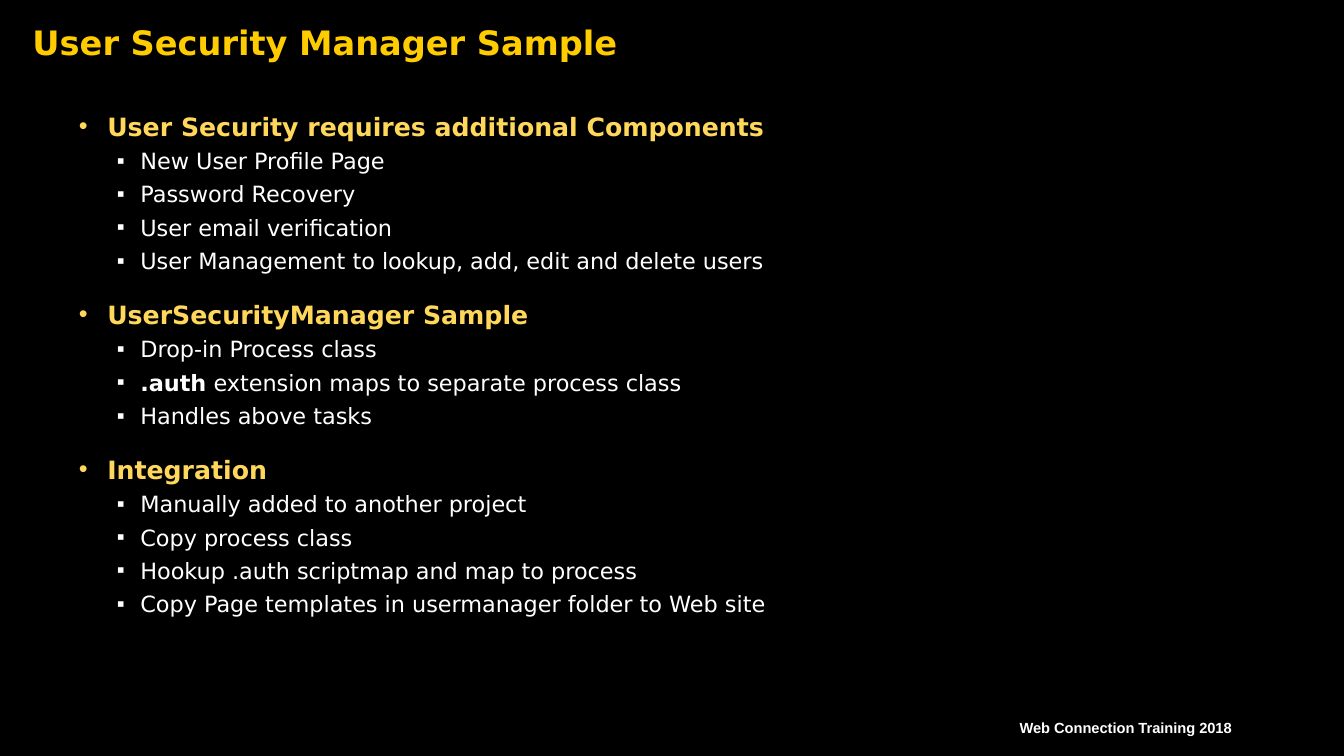
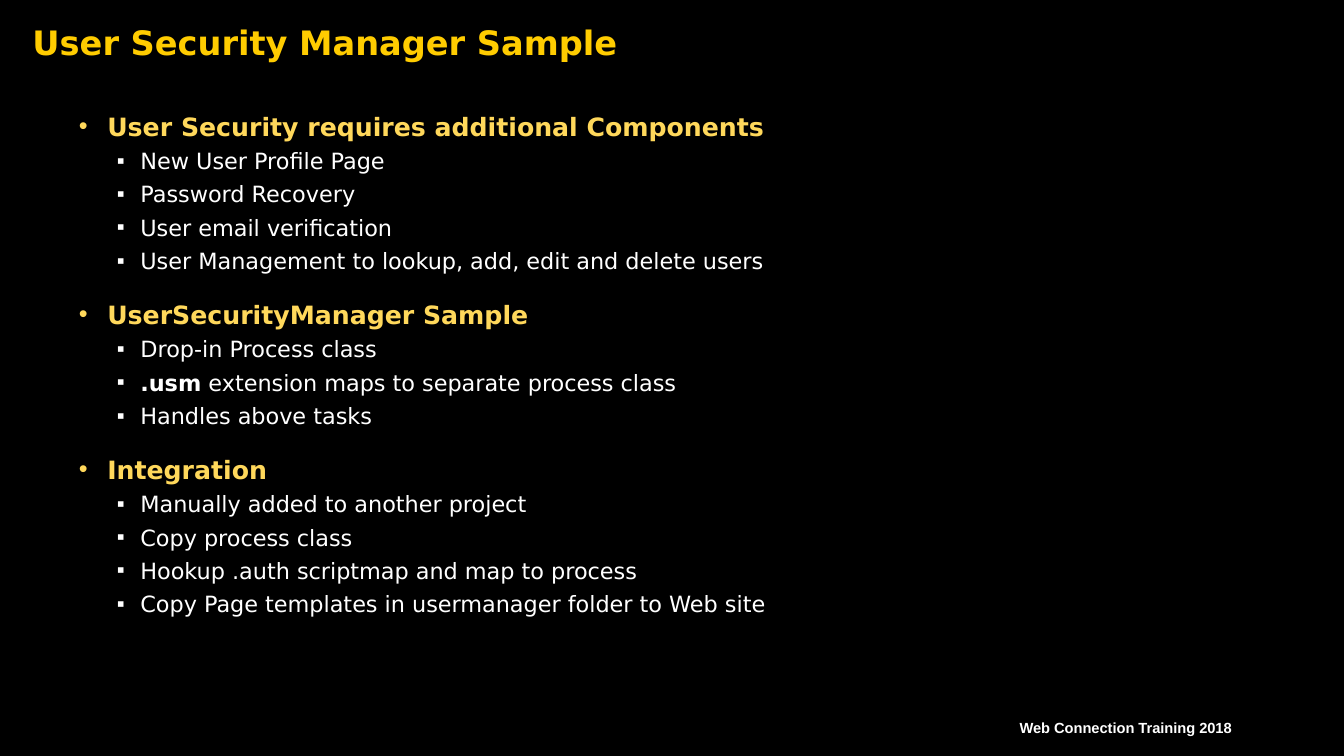
Before and after one commit to RickStrahl/SWFOX18_WebConnectionSecurity, a slide deck: slide 26 of Content/Strahl_WebConnectionSecurity.pptx. Drawn at 1344x756 pixels with LibreOffice and Linux fonts; fonts in the diff are those of the drawing; background and template pictures are left out. Boxes give left, top, right and bottom in pixels: in the first picture for what was removed or moved away, otherwise in the second. Text is boxed around its words. In the diff, an @@ line names an element or a change of style, - is before the commit and + after.

```diff
--- a/Content/Strahl_WebConnectionSecurity.pptx
+++ b/Content/Strahl_WebConnectionSecurity.pptx
@@ text at <box>140,374,676,396</box>: text changed @@
-  ▪ .auth extension maps to separate process class
+  ▪ .usm extension maps to separate process class
```
Also in this commit, not shown: 6 other slides changed, 3 other files.
